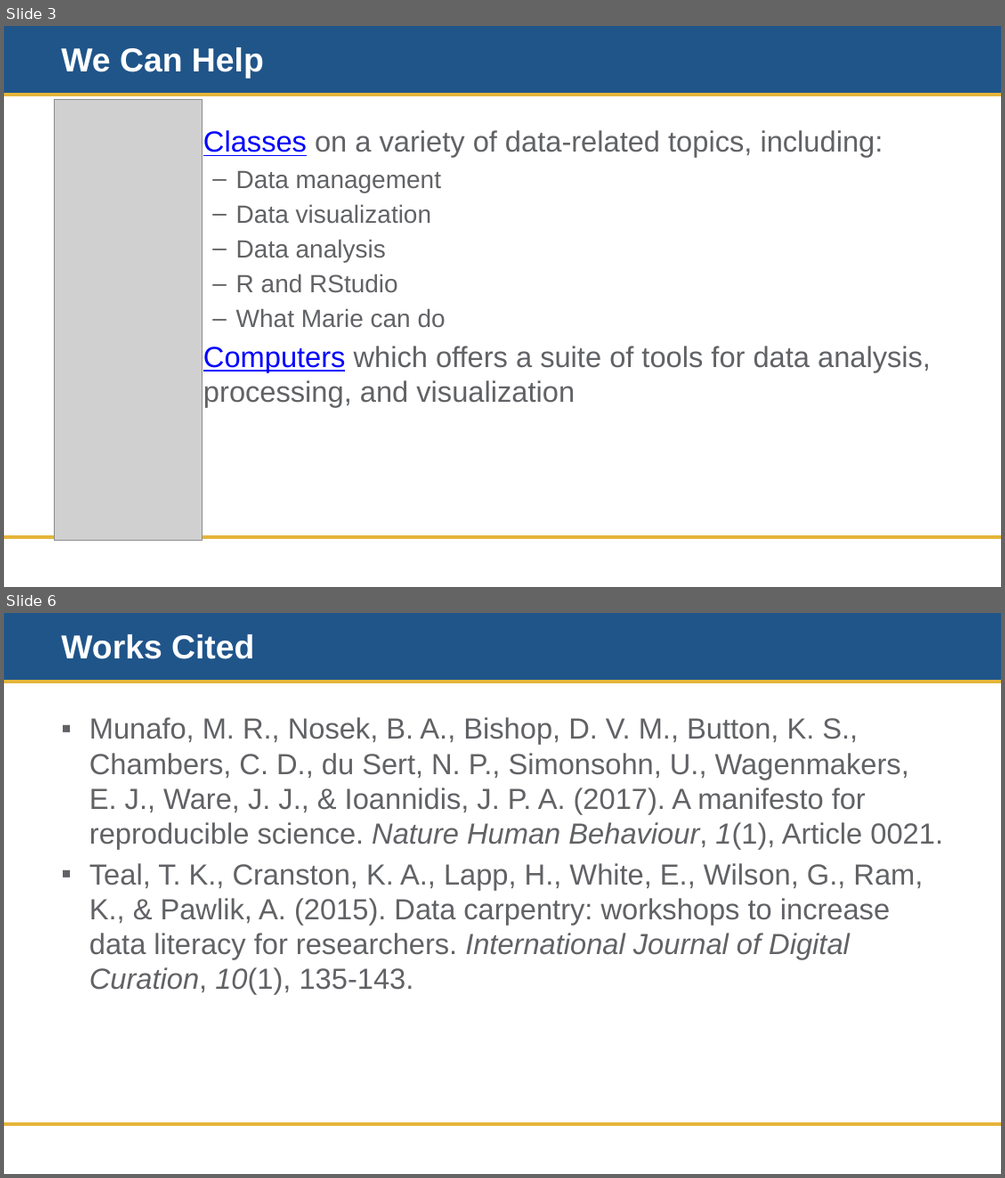
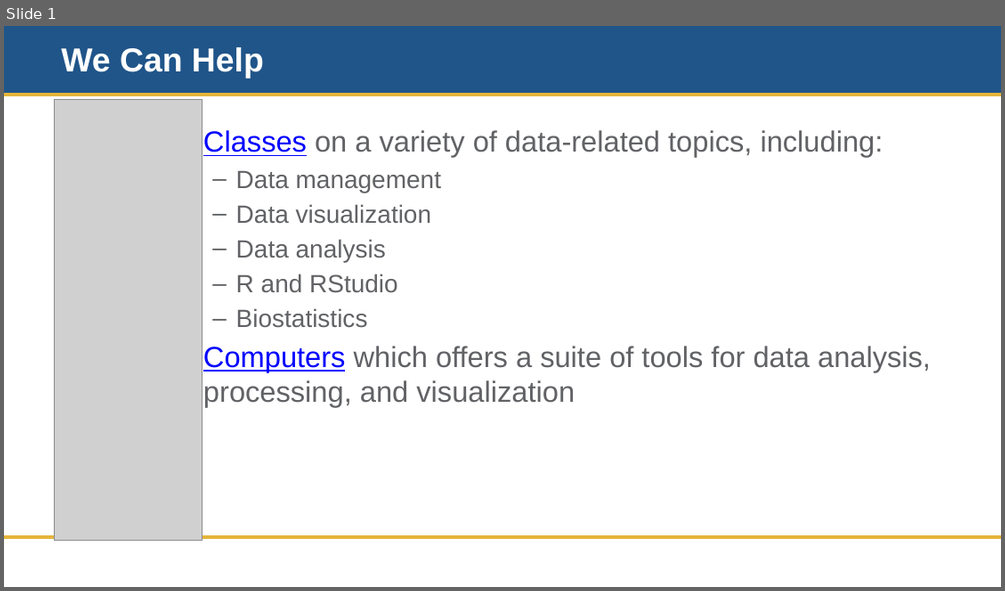
Before and after one commit to doujouDC/nihl-intro-r-classes, a slide deck: r-project-mgmt-repro/nih-r-project-mgmt-training-material/nihl-r-project-mgmt-01-we-can-help.pptx. Shown one above the other, each under a label of ours: slides 3 and 6 before the commit, slide 1 after it; the slides between them are not shown. The pictures are 1005x1178 and 1005x591 pixels, drawn with LibreOffice and Linux fonts; fonts in the diff are those of the drawing; grey boxes stand for pictures; background and template pictures are left out. Boxes give left, top, right and bottom in pixels: in the first picture for what was removed or moved away, otherwise in the second. Text is boxed around its words. In the diff, an @@ line names an element or a change of style, - is before the commit and + after.

```diff
--- a/r-project-mgmt-repro/nih-r-project-mgmt-training-material/nihl-r-project-mgmt-01-we-can-help.pptx
+++ b/r-project-mgmt-repro/nih-r-project-mgmt-training-material/nihl-r-project-mgmt-01-we-can-help.pptx
@@ slide 6 removed at box(4, 613, 1001, 1174), background #FFFFFF; not listed: 3 template elements that a slide beside it also shows @@
@@ title removed at box(61, 634, 254, 659) @@
-Works Cited
@@ text removed at box(89, 717, 943, 994) @@
-▪ Munafo, M. R., Nosek, B. A., Bishop, D. V. M., Button, K. S., Chambers, C. D., du Sert, N. P., Simonsohn, U., Wagenmakers, E. J., Ware, J. J., & Ioannidis, J. P. A. (2017). A manifesto for reproducible science. Nature Human Behaviour, 1(1), Article 0021.
-▪ Teal, T. K., Cranston, K. A., Lapp, H., White, E., Wilson, G., Ram, K., & Pawlik, A. (2015). Data carpentry: workshops to increase data literacy for researchers. International Journal of Digital Curation, 10(1), 135-143.
@@ what was slide 3 is now slide 1 @@
@@ slide 1 changed as well @@
@@ text at box(236, 308, 368, 328): text changed @@
-  – What Marie can do
+  – Biostatistics
```
Also in this commit, not shown: 6 other slides removed, 2 other files.
